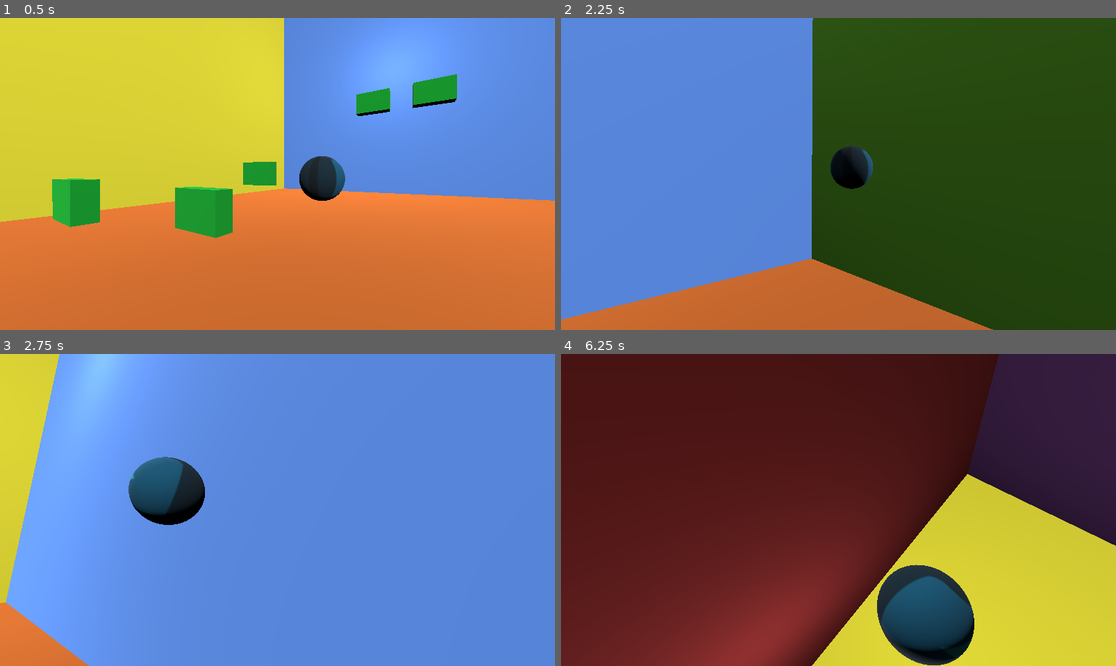
Above: before the commit, frames 1-4 (two rows, left to right).
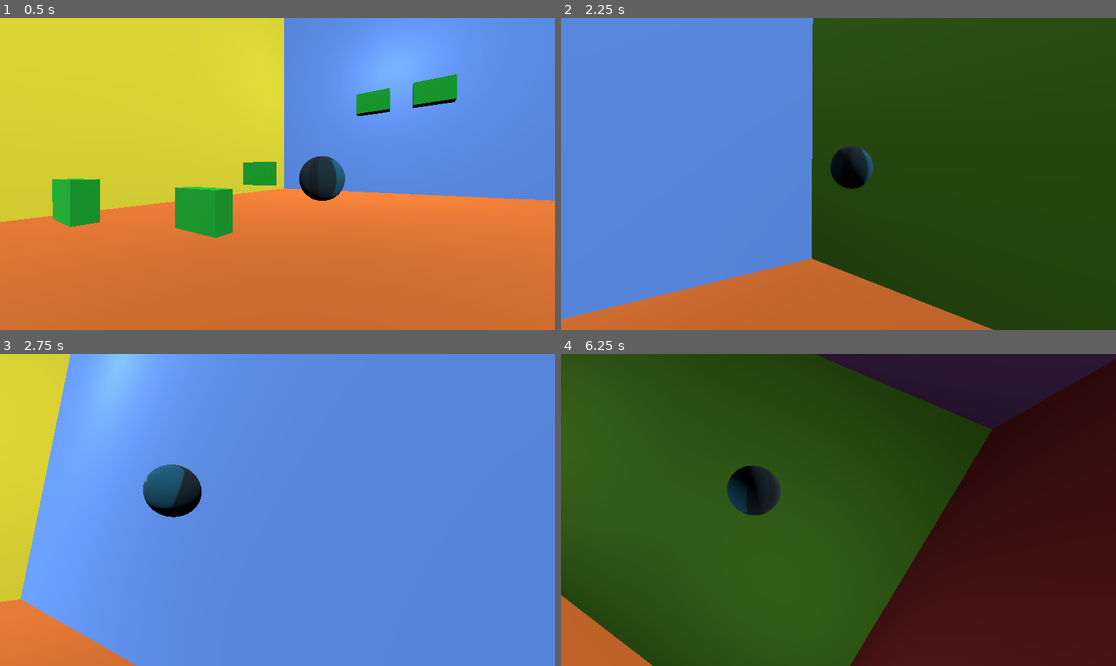
Above: after the commit, the same moments.

Repository: Mangochicken13/MangoPirateJam16
Game: Godot game, scene res://test_scene_2.tscn
The game is run twice, just before and just after one commit, with the same random seed, the same clock (stepped at 60 frames per second) and the same inputs. The engine's default icon, where the game draws it, is replaced by a stand-in: a white triangle on a blue panel in a dark square.
Inputs (mouse positions are in pixels of both pictures, inside the frame that each line leads up to):
- Up to frame 1 (0.5 s): no input
- Up to frame 2 (2.25 s): tap Enter (ui_accept) at 0.5, 0.77, 1.52 s; move the mouse to (960, 158) at 0.52 s; hold D (turn_right) 0.53-1.28 s; hold F 0.53-1.28 s; click (960, 158) at 0.67 s; move the mouse to (727, 189) at 1.27 s; hold W (turn_down) 1.28-2.03 s; tap Q at 1.35 s; move the mouse to (894, 105) at 2.02 s; hold D (turn_right) from 2.03 s (still down); tap Space at 2.1 s
- Up to frame 3 (2.75 s): keep holding D (turn_right)
- Up to frame 4 (6.25 s): move the mouse to (810, 572) at 2.77 s; release D (turn_right) at 2.78 s; hold S (turn_up) 2.78-3.53 s; tap F at 2.85 s; click (810, 572) at 2.92 s; tap Enter (ui_accept) at 3.02, 3.77, 4.52, 6.02 s; move the mouse to (1005, 556) at 3.52 s; hold Q 3.53-4.28 s; hold A (turn_left) 3.53-5.03 s; move the mouse to (672, 463) at 4.27 s; tap Space at 4.35 s; move the mouse to (866, 510) at 5.02 s; hold W (turn_down) 5.03-5.78 s; hold F 5.03-5.78 s; click (866, 510) at 5.17 s; move the mouse to (755, 432) at 5.77 s; hold D (turn_right) from 5.78 s (still down); tap Q at 5.85 s

Frame 1 is identical in both runs. In frame 2, less than 0.1% of the frame differs, in the area x 1-78%, y 0-100%; in frame 3, 4.2%; in frame 4, 97%, in the area x 0-100%, y 0-100%.

Commit message:
Update ball.gd

Diff:
--- a/you-are-the-weapon/Components/ball.gd
+++ b/you-are-the-weapon/Components/ball.gd
@@ -3,54 +3,108 @@
 
 @export var mesh: MeshInstance3D
 @onready var ball_cam: PhantomCamera3D
+@onready var ball_cam_base_spring_length: float
+var target_spring_length: float
 
 @export var speed: float = 20
 @export var turn_speed: float = 1
 
 var damage_mult: float = 1
 
-const LERP_SPEED: float = 2
+const CAMERA_LERP_SPEED: float = 2
+const SPRING_LERP_SPEED: float = 4
+const VELOCITY_LERP_SPEED: float = 1
+const ADDITIONAL_COLLISIONS: int = 3
+
 
 func _ready() -> void:
 	ball_cam = %BallCamera
+	ball_cam_base_spring_length = ball_cam.spring_length
+	target_spring_length = ball_cam_base_spring_length
 
 	# This line is required to make the controls work as expected before hitting a wall
 	# For some reason they are inverted without this, could be a sign that something else is benig done wrong
 	# This works for now though
 	basis = Basis.looking_at(basis * speed * Vector3.FORWARD)
 
+	# TODO: Move this function out of here once a menu is implemented;
+	#   Call it from there instead
+	start_moving()
+
 
 func _physics_process(delta: float) -> void:
-
+	#region Rotation
 	var turn_dir_x = Input.get_axis("turn_up", "turn_down")
 	rotate_object_local(Vector3.MODEL_RIGHT, turn_dir_x * delta)
+	velocity = velocity.rotated(basis * Vector3.LEFT, turn_dir_x * delta)
 
 	var turn_dir_y = Input.get_axis("turn_right", "turn_left")
 	rotate_object_local(Vector3.MODEL_TOP, turn_dir_y * delta)
+	velocity = velocity.rotated(basis * Vector3.MODEL_TOP, turn_dir_y * delta)
+	#endregion
 
-	# Constant velocity for now, change this to allow deceleration if decided as the lose condition
+	# Change this to allow deceleration if decided as the lose condition
 	# Other lose condition options include a timer or a combo/hype system
-	velocity = basis * speed * Vector3.FORWARD
+	#if velocity.length() < 20:
+		#velocity = basis * speed * Vector3.FORWARD
+	#else:
+	velocity = velocity.normalized() * lerp(velocity.length(), speed, VELOCITY_LERP_SPEED * delta)
 
-	var collision = move_and_collide(velocity * delta)
-	# Bounce function: Needs to be moved to a seperate function call to handle different wall types
-	if collision:
-		if collision.get_collider() is Wall:
-			var normal = collision.get_normal()
-			velocity = velocity.bounce(normal)
+	#region Collision Handling
+	var collision := move_and_collide(velocity * delta)
 
-			# No need to multiply by delta, the remainder magnitude is already multiplied by it
-			move_and_collide(velocity.normalized() * collision.get_remainder().length())
-			basis = Basis.looking_at(velocity)
+	for i in ADDITIONAL_COLLISIONS:
+		if collision == null:
+			break
+
+		collision = handle_collision(collision)
+	#endregion
 
 
+func handle_collision(last_collision: KinematicCollision3D) -> KinematicCollision3D:
+	if !last_collision:
+		return null
 
+	var collider = last_collision.get_collider()
+
+	if collider is BreakableWall:
+		collider._deal_damage(calculate_damage())
+		pass
+
+	# Common logic; bouncing, imparted velocity
+	if collider is Wall:
+
+		var normal = last_collision.get_normal()
+		velocity = velocity.bounce(normal)
+		velocity = collider._bounce(velocity)
+
+		# No need to multiply by delta, the remainder magnitude is already multiplied by it
+		var collision = move_and_collide(velocity.normalized() * last_collision.get_remainder().length())
+		basis = Basis.looking_at(velocity)
+		return collision
+
+	return null
+
+func calculate_damage() -> float:
+	var damage = max(0.5, (1 + pow(max(0, (velocity.length() - speed)) ** 2, (1.0/3)))) * damage_mult
+
+	print("Damage: ", damage)
+	print("From values: \nVelocity magnitude: {0}\nSpeed: {1}\nDamage Multiplier: {2}".format([velocity.length(), speed, damage_mult]))
+	return damage
+
+
+func start_moving() -> void:
+	velocity = basis * speed * Vector3.FORWARD
 
 func _process(delta: float) -> void:
 	# Using a lerp here to change the angle of the phantom camera spring arm
 	#   avoids manually changing the angle along with player input, and handles bouncing
 	var ball_cam_angle = ball_cam.get_third_person_rotation()
 	for i in range(3):
-		ball_cam_angle[i] = lerp_angle(ball_cam_angle[i], global_rotation[i], LERP_SPEED * delta)
+		ball_cam_angle[i] = lerp_angle(ball_cam_angle[i], global_rotation[i], CAMERA_LERP_SPEED * delta)
 	ball_cam.set_third_person_rotation(ball_cam_angle)
+
+	# TODO: more work needed on this
+	target_spring_length = max(ball_cam_base_spring_length, ball_cam_base_spring_length + min(2, sqrt((velocity.length() + 1 - speed) - 1)))
+	ball_cam.spring_length = lerp(ball_cam.spring_length, target_spring_length, SPRING_LERP_SPEED * delta)
 	#pcam.set_third_person_rotation(lerp(pcam.get_third_person_rotation(), global_rotation, 0.06))
